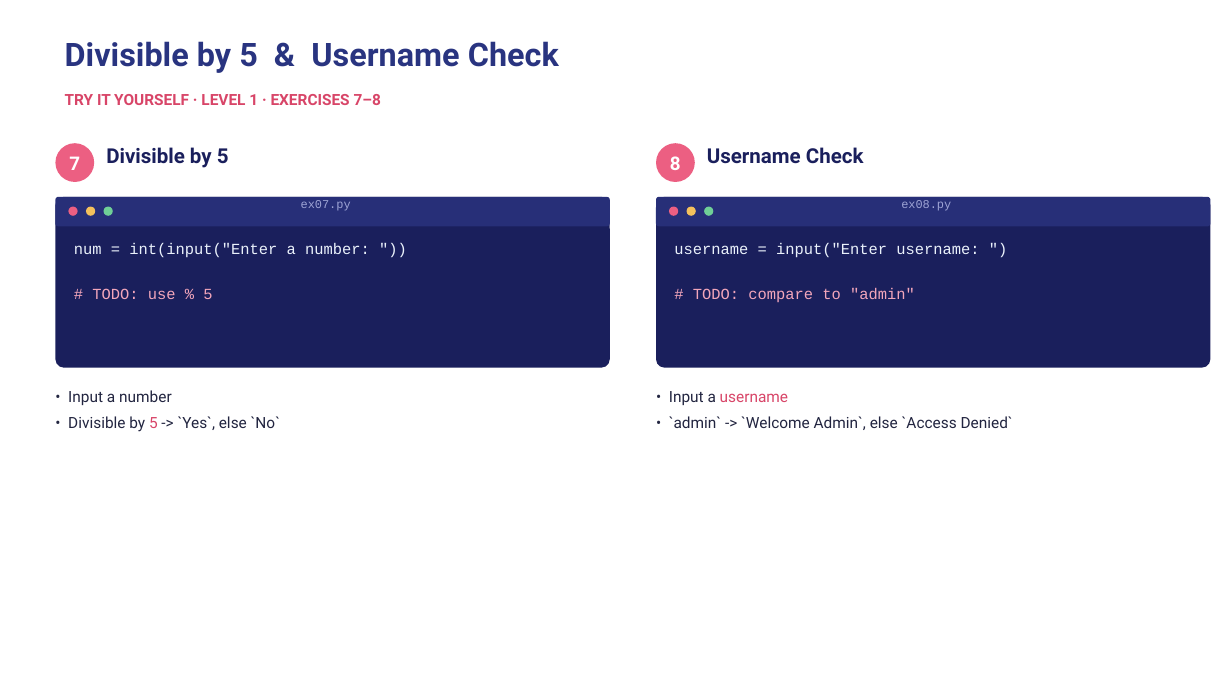
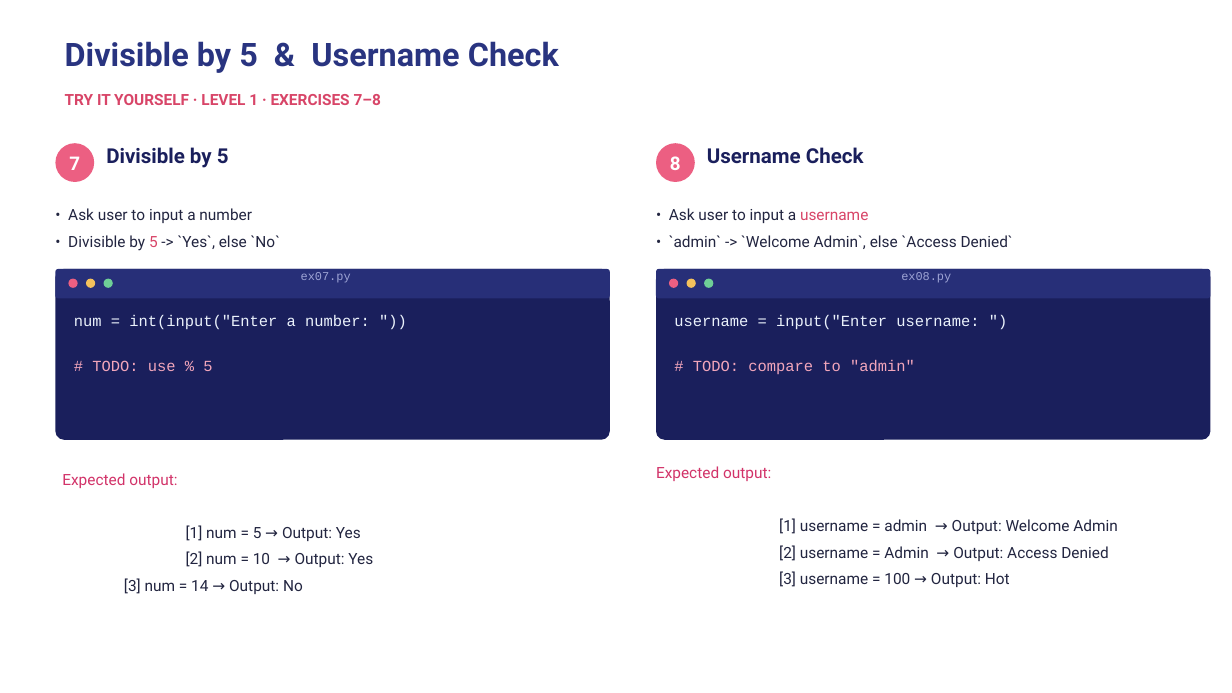
Before and after one commit to wg-training/wg-python-for-data-science-fundamental, a slide deck: slide 25 of slides/06 - Python Control Flows - Conditional Statement.pptx (slide 22 before the commit). Drawn at 1232x693 pixels with LibreOffice and Linux fonts; fonts in the diff are those of the drawing. Boxes give left, top, right and bottom in pixels: in the first picture for what was removed or moved away, otherwise in the second. Text is boxed around its words. In the diff, an @@ line names an element or a change of style, - is before the commit and + after.

```diff
--- a/slides/06 - Python Control Flows - Conditional Statement.pptx
+++ b/slides/06 - Python Control Flows - Conditional Statement.pptx
@@ text "• Ask user to input ...": place and size @@
-text "• Ask user to input ..." at (68,390,280,432)
+text "• Ask user to input ..." at (68,208,280,251)
@@ text at (68,208,252,223): text changed @@
-• Input a number
+• Ask user to input a number
@@ text "• Ask user to input ...": place and size @@
-text "• Ask user to input ..." at (669,391,1013,430)
+text "• Ask user to input ..." at (669,208,1013,249)
@@ text at (669,208,868,223): text changed; text colour #D84568 to #222540 @@
-• Input a username
+• Ask user to input a username
@@ 6 ellipses, 4 rounded rectangles, 2 texts: place and size @@
-6 ellipses, 4 rounded rectangles, 2 texts at (55,197,1211,368)
+6 ellipses, 4 rounded rectangles, 2 texts at (55,269,1211,440)
@@ text "num = int(input("Enter a number: ...": place and size @@
-text "num = int(input("Enter a number: ..." at (74,243,370,299)
+text "num = int(input("Enter a number: ..." at (74,315,370,371)
@@ text "username = input("Enter username: ")": place and size @@
-text "username = input("Enter username: ")" at (674,243,979,302)
+text "username = input("Enter username: ")" at (674,315,979,374)
@@ text added at (62,473,373,594), 9 pt, text #222540 @@
+Expected output:
+[1] num = 5 → Output: Yes
+[2] num = 10 → Output: Yes
+[3] num = 14 → Output: No
@@ text added at (656,466,1118,587), 9 pt, text #222540 @@
+Expected output:
+[1] username = admin → Output: Welcome Admin
+[2] username = Admin → Output: Access Denied
+[3] username = 100 → Output: Hot
```
Also in this commit, not shown: 10 other slides changed, 9 slides added, 2 other files.
